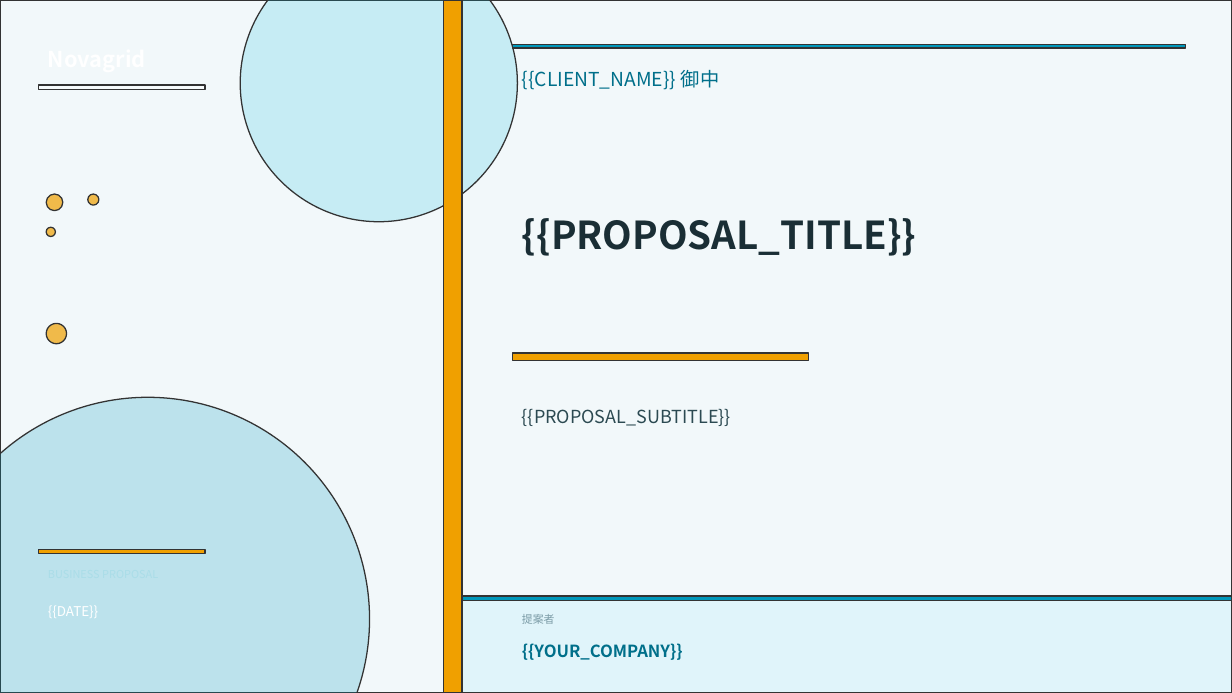
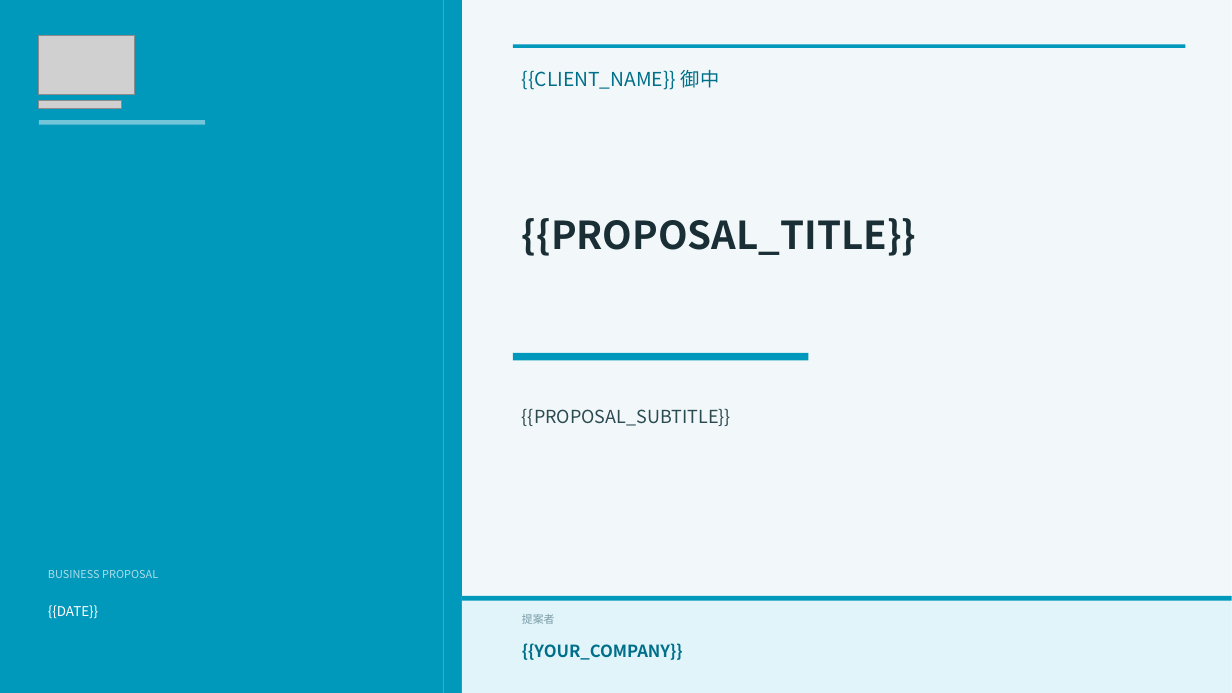
Before and after one commit to soraiida-glitch/exhibition-asset, a slide deck: slide 1 of templates/proposal_template.pptx. Drawn at 1232x693 pixels with LibreOffice and Linux fonts; fonts in the diff are those of the drawing; grey boxes stand for pictures. Boxes give left, top, right and bottom in pixels: in the first picture for what was removed or moved away, otherwise in the second. Text is boxed around its words. In the diff, an @@ line names an element or a change of style, - is before the commit and + after.

```diff
--- a/templates/proposal_template.pptx
+++ b/templates/proposal_template.pptx
@@ rectangle at <box>0,0,444,693</box>: fill none to #0098BB; outline #333333 1 pt to none @@
@@ ellipse removed at <box>240,0,518,222</box> @@
@@ picture added at <box>39,35,135,94</box> @@
@@ picture added at <box>39,101,122,108</box> @@
@@ outline #333333 1 pt to none in 5 elements at <box>0,0,1232,693</box>, <box>513,44,1186,48</box>, <box>462,596,1232,693</box>, <box>462,596,1232,601</box>, <box>39,120,205,125</box> @@
@@ rectangle: place and size @@
-rectangle at <box>39,85,205,90</box>
+rectangle at <box>39,120,205,125</box>
@@ ellipse removed at <box>46,194,63,211</box> @@
@@ ellipse removed at <box>88,194,99,205</box> @@
@@ ellipse removed at <box>46,227,55,237</box> @@
@@ ellipse removed at <box>46,323,67,344</box> @@
@@ fill #F0A000 to #0098BB; outline #333333 1 pt to none in 3 elements at <box>444,0,462,693</box>, <box>39,550,205,554</box>, <box>513,353,809,360</box> @@
@@ ellipse removed at <box>0,397,370,693</box> @@
@@ text added at <box>48,570,158,578</box>, 8.5 pt, text #AADDE8 @@
+BUSINESS PROPOSAL
```
Also in this commit, not shown: 8 other slides changed, 8 other files.
